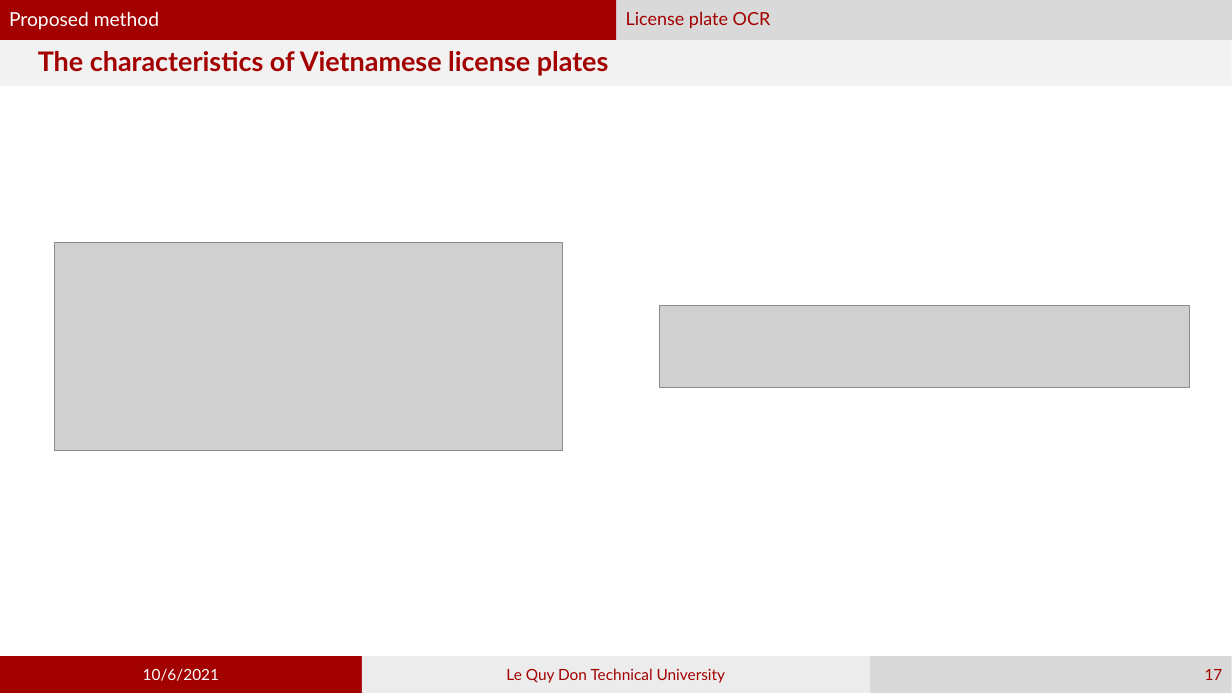
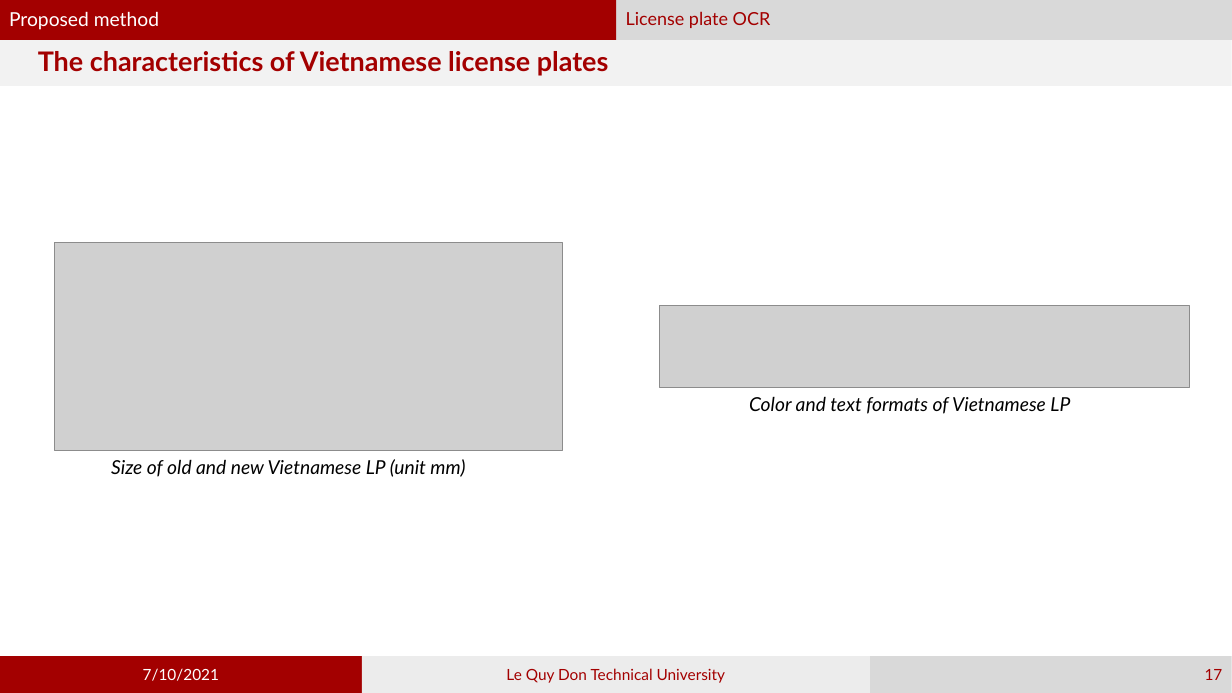
Before and after one commit to phamvandan/graduated-thesis-2021, a slide deck: slide 17 of my_template.pptx. Drawn at 1232x693 pixels with LibreOffice and Linux fonts; fonts in the diff are those of the drawing; grey boxes stand for pictures. Boxes give left, top, right and bottom in pixels: in the first picture for what was removed or moved away, otherwise in the second. Text is boxed around its words. In the diff, an @@ line names an element or a change of style, - is before the commit and + after.

```diff
--- a/my_template.pptx
+++ b/my_template.pptx
@@ text added at (749,396,1070,414), 15 pt, text #000000, italic @@
+Color and text formats of Vietnamese LP
@@ text added at (111,459,465,477), 15 pt, text #000000, italic @@
+Size of old and new Vietnamese LP (unit mm)
@@ text in rectangle at (143,668,219,681): text changed @@
-10/6/2021
+7/10/2021
```
Also in this commit, not shown: 17 other slides changed, 10 slides added, 4 other files.
